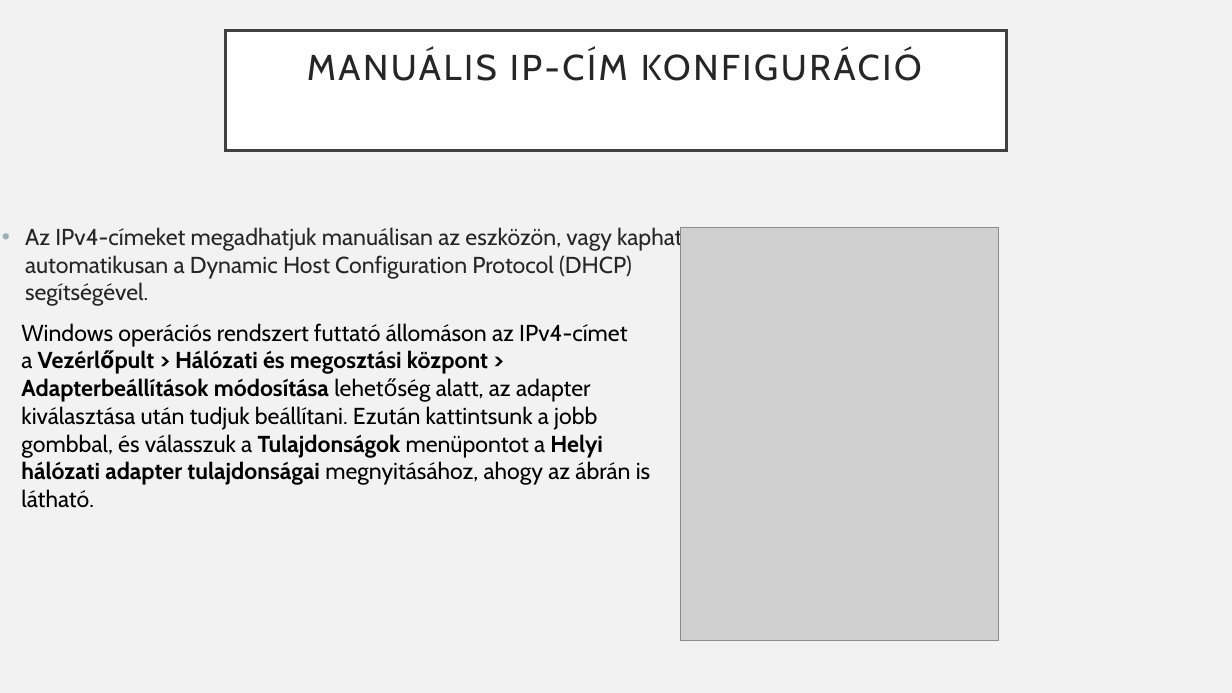
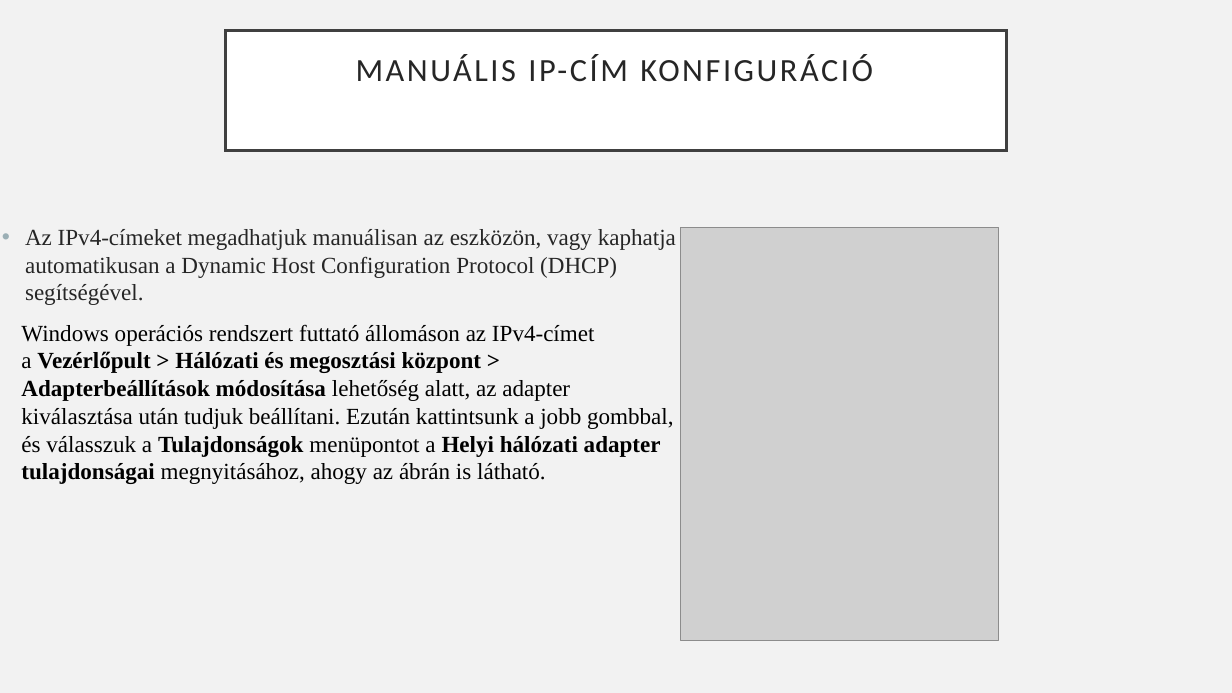
Before and after one commit to Feenc/sulishtml, a slide deck: slide 20 of cisco/cisco2.pptx. Drawn at 1232x693 pixels with LibreOffice and Linux fonts; fonts in the diff are those of the drawing; grey boxes stand for pictures. Boxes give left, top, right and bottom in pixels: in the first picture for what was removed or moved away, otherwise in the second. Text is boxed around its words. In the diff, an @@ line names an element or a change of style, - is before the commit and + after.

Commit message:
asd

```diff
--- a/cisco/cisco2.pptx
+++ b/cisco/cisco2.pptx
@@ title "MANUÁLIS IP-CÍM KONFIGURÁCIÓ" at [226,30,1006,151]: size 28 to 25.2 pt, font Cabin to Calibri @@
@@ text "Az IPv4-címeket megadhatjuk manuálisan az ..." at [25,229,676,305]: font Cabin to Times New Roman @@
@@ text "Windows operációs rendszert futtató állomáson ..." at [21,324,674,484]: font Cabin to Times New Roman @@
```
Also in this commit, not shown: 4 other slides changed, 6 slides added.
